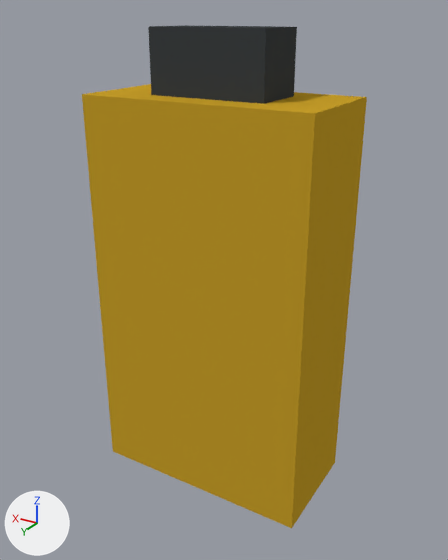
An edit to the Blender file assets/blender/tool_walkie_battery.blend, drawn before and after from the same camera.
The view is the same before and after, from a 50 mm lens placed at (-0.0521, 0.0863, 0.0818), pointed at (-0.0009, 0.0009, 0.0392). Arrows for +X, +Y and +Z are at lower left; the lights stay in place. The picture after the commit comes second.

The first picture shows 'Battery'.
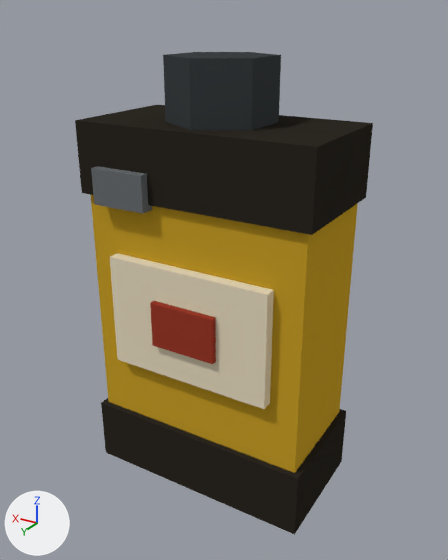
Pixel boxes (x1, y1, x2, y2) of what changed, in the pictures (448 x 560 px; the box of a moved part takes in the faces that stretch with it):
'Battery', reshaped
    before: (82, 25, 367, 528)
    after: (75, 52, 373, 535)
part 1 of me_battery, added
    after: (101, 398, 346, 535)
part 2 of me_battery, added
    after: (75, 105, 373, 235)
part 3 of me_battery, added (beige)
    after: (110, 253, 274, 409)
part 4 of me_battery, added (red)
    after: (150, 301, 216, 364)
part 5 of me_battery, added
    after: (91, 166, 152, 214)
part 6 of me_battery, added
    after: (163, 52, 281, 130)
part 7 of me_battery, deleted
    before: (148, 25, 297, 104)
part 8 of me_battery, moved or reshaped
    before: (82, 84, 367, 528)
    after: (91, 195, 358, 473)

The change in detail:
me_battery is used by ob_battery; location (0.0, 0.0, 0.0).
Verts and faces of me_battery; kept vertices keep their numbers, new ones are numbered from 16.
Before the commit, vertices of me_battery: 1 (-0.02, -0.01, 0.07) at pixel (366, 97), 3 (-0.02, 0.01, 0.07) at pixel (315, 113), 5 (0.02, -0.01, 0.07), 7 (0.02, 0.01, 0.07) at pixel (81, 94).
me_battery had 16 vertices, 12 faces and spanned x -0.02..0.02, y -0.01..0.01, z 0.0..0.08.
me_battery now has 60 vertices, 44 faces and spans x -0.021..0.021, y -0.011..0.013, z 0.0..0.076.
me_battery part 1: a new loose piece, a box spanning x -0.021..0.021, y -0.011..0.011, z 0.0..0.012, in mat_mat_flat_lit.
me_battery part 2: a new loose piece, a box spanning x -0.021..0.021, y -0.011..0.011, z 0.054..0.066, in mat_mat_flat_lit.
me_battery part 3: a new loose piece, a box spanning x -0.015..0.015, y 0.01..0.012, z 0.024..0.044, in mat_mat_flat_lit.
me_battery part 4: a new loose piece, a box spanning x -0.006..0.006, y 0.011..0.013, z 0.03..0.038, in mat_mat_flat_lit.
me_battery part 5: a new loose piece, a box spanning x 0.007..0.017, y 0.0095..0.0125, z 0.053..0.059, in mat_mat_flat_lit.
me_battery part 6: a new loose piece, a 6-sided cylinder along z spanning x -0.0078..0.0078, y -0.009..0.009, z 0.066..0.076, in mat_mat_flat_lit.
me_battery part 7: the loose piece of 8 vertices spanning x -0.01..0.01, y -0.005..0.005, z 0.07..0.08 is deleted.
Part 8, on me_battery:
Vertices 1, 3, 5, 7 move by (0.0, 0.0, -0.006).
